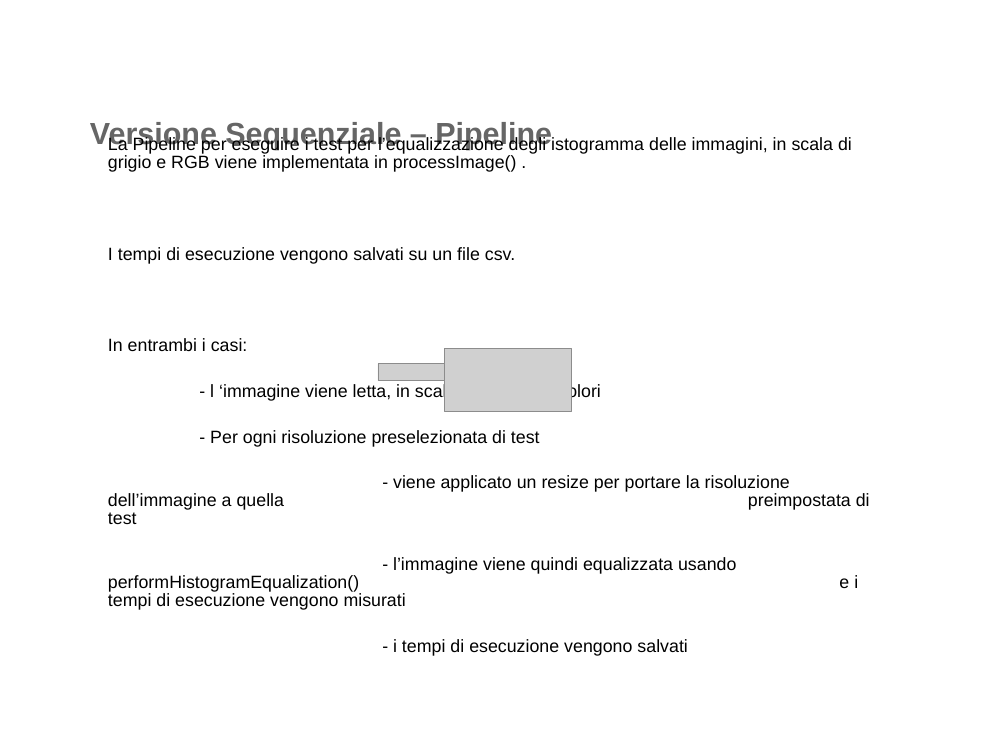
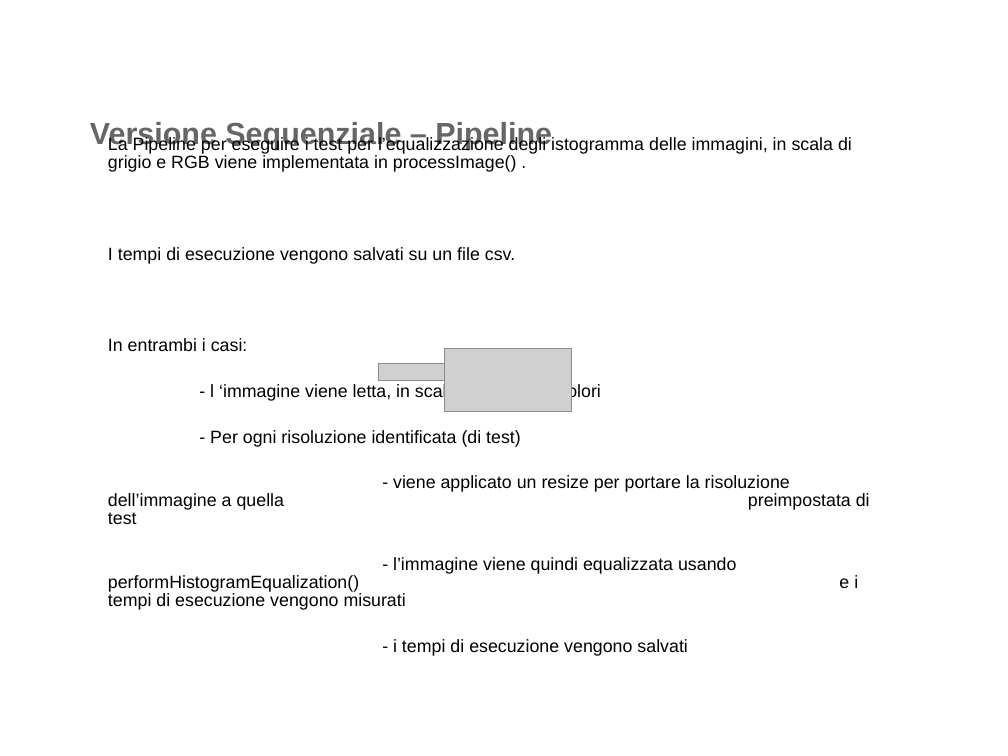
Before and after one commit to gianlu9911/Histogram-Equalization, a slide deck: slide 8 of presentazione-Histogram Equalization.odp (slide 7 before the commit). Drawn at 1008x756 pixels with LibreOffice and Linux fonts; fonts in the diff are those of the drawing; grey boxes stand for pictures; background and template pictures are left out. Boxes give left, top, right and bottom in pixels: in the first picture for what was removed or moved away, otherwise in the second. Text is boxed around its words. In the diff, an @@ line names an element or a change of style, - is before the commit and + after.

```diff
--- a/presentazione-Histogram Equalization.odp
+++ b/presentazione-Histogram Equalization.odp
@@ text at [108, 430, 482, 524]: text changed @@
-- Per ogni risoluzione preselezionata di test
+- Per ogni risoluzione identificata (di test)
```
Also in this commit, not shown: 7 other slides changed, 1 slide added.
